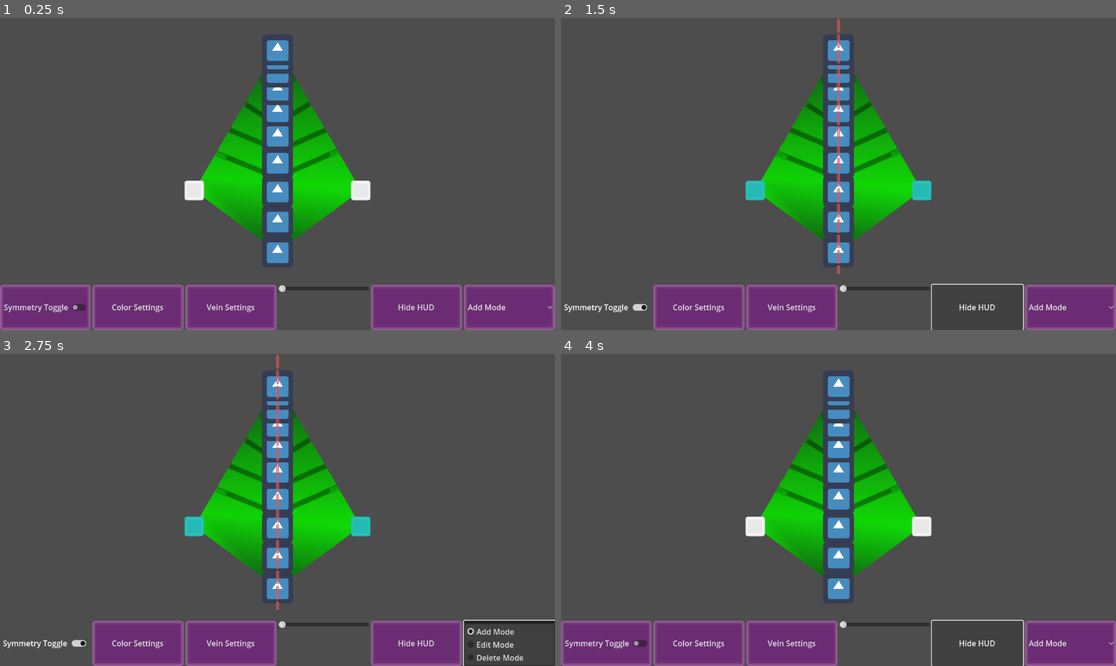
Above: before the commit, frames 1-4 (two rows, left to right).
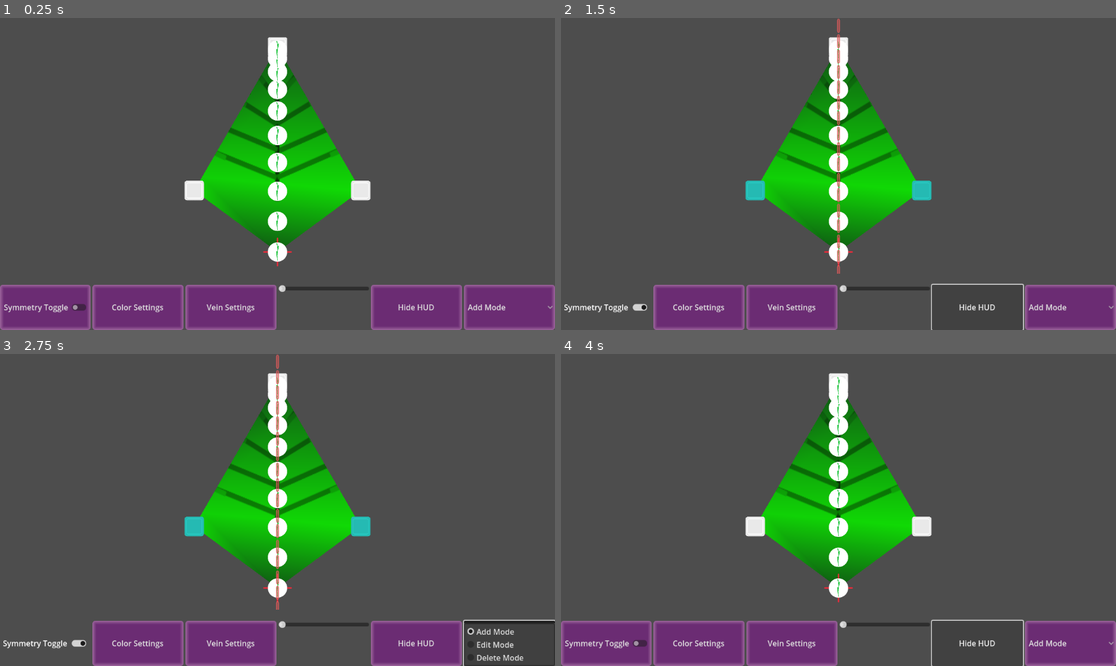
Above: after the commit, the same moments.

Repository: LettucePie/persephone
Game: Godot game, scene res://design/leafmaker.tscn
Same seed, same stepped clock (60 frames per second), same inputs: the game is played once before the commit and once after it. The engine's default icon, where the game draws it, is replaced by a stand-in: a white triangle on a blue panel in a dark square.
Inputs:
- Up to frame 1 (0.25 s): no input
- Up to frame 2 (1.5 s): click "Symmetry Toggle" at 0.5 s; click "Hide HUD" at 1.25 s
- Up to frame 3 (2.75 s): click "Add Mode" at 2 s
- Up to frame 4 (4 s): click "Symmetry Toggle" at 2.75 s; click "Hide HUD" at 3.5 s

The runs differ from the first frame. In frame 1, 3.7% of the frame differs, in the area x 47-53%, y 6-80%; in frame 2, 3.6%; in frame 3, 3.6%; in frame 4, 3.7%.

Commit message:
Changed temporary icon for testing vein settings

Diff:
--- a/design/leafmaker.tscn
+++ b/design/leafmaker.tscn
@@ -5,7 +5,7 @@
 [ext_resource type="PackedScene" uid="uid://c7yiqktg8rgig" path="res://design/leaf_point.tscn" id="3_w3m6b"]
 [ext_resource type="Texture2D" uid="uid://dmoscembmvgtc" path="res://design/crosshair.png" id="4"]
 [ext_resource type="Script" path="res://design/leafmaker_ui.gd" id="5"]
-[ext_resource type="Texture2D" uid="uid://cg07jcec6ffve" path="res://icon.png" id="5_s8ybn"]
+[ext_resource type="Texture2D" uid="uid://dpku2yu6uoroy" path="res://design/temp_vein_icon.png" id="5_rh8kf"]
 [ext_resource type="Theme" uid="uid://buu3fgon4752m" path="res://design/designer_tools_theme.tres" id="7"]
 [ext_resource type="Texture2D" uid="uid://b1r6b1l3mdxc6" path="res://design/symmetry_dash_mini.png" id="8"]
 [ext_resource type="Texture2D" uid="uid://dfrapqr50au6w" path="res://design/leaf_texture.png" id="9"]
@@ -23,7 +23,7 @@
 node_scale = Vector2(0.2, 0.2)
 leaf_gradient_default = SubResource("1")
 leaf_texture_default = ExtResource("9")
-vein_texture = ExtResource("5_s8ybn")
+vein_texture = ExtResource("5_rh8kf")
 
 [node name="Polygon2D" type="Polygon2D" parent="canvas"]
 visible = false
--- a/design/leafmaker_canvas.gd
+++ b/design/leafmaker_canvas.gd
@@ -639,6 +639,7 @@
 				var new_vein_sprite = Sprite2D.new()
 				new_vein_sprite.texture = vein_texture
 				new_vein_sprite.position = vec
+				new_vein_sprite.scale = Vector2(0.3, 0.3)
 				vein_visuals.append(new_vein_sprite)
 				add_child(new_vein_sprite)
 
Binary file added: design/temp_vein_icon.png
Not shown, added: design/temp_vein_icon.png.import
